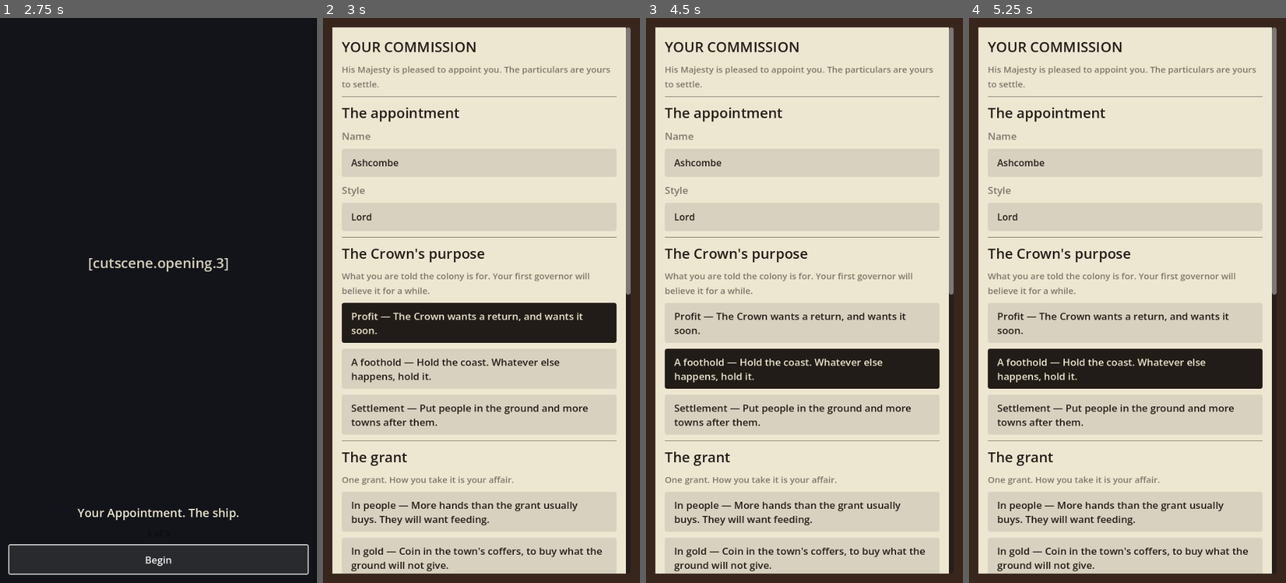
Above: before the commit, frames 1-4 (left to right).
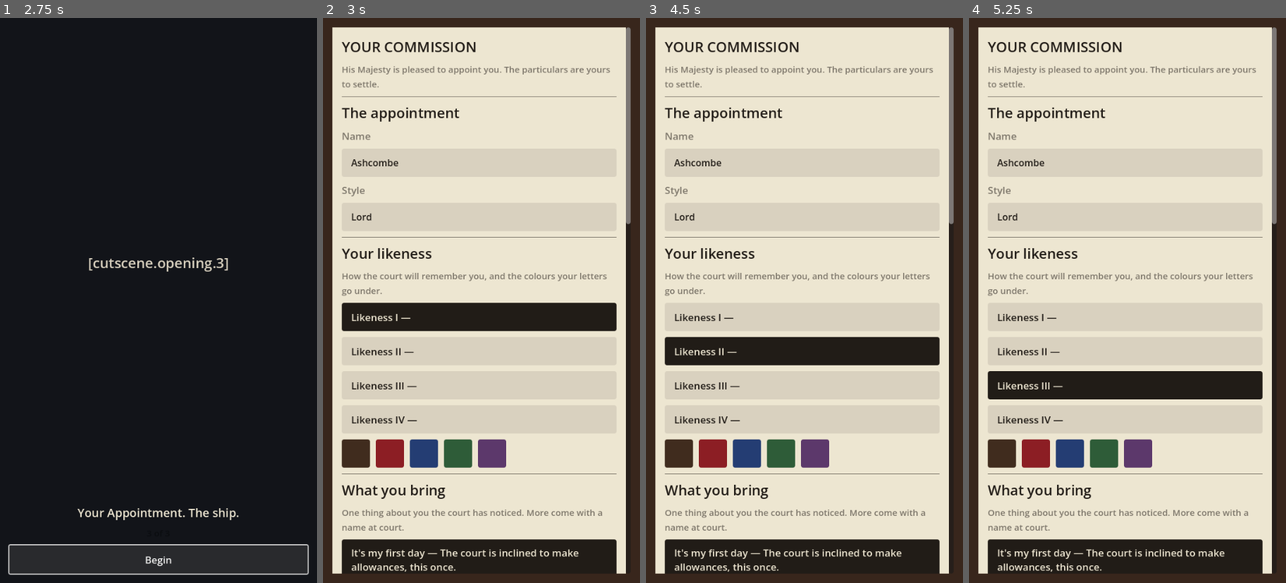
Above: after the commit, the same moments.

Repository: alan-burnett/crown-sends-its-best
Game: Godot game, scene res://presentation/main.tscn
The game is run twice, just before and just after one commit, with the same random seed, the same clock (stepped at 60 frames per second) and the same inputs.
Inputs (mouse positions are in pixels of both pictures, inside the frame that each line leads up to):
- Up to frame 1 (2.75 s): click "New game" at 0.5 s; click "Go on" at 1.25 s; click "Go on" at 2 s
- Up to frame 2 (3 s): click "Begin" at 2.75 s
- Up to frame 3 (4.5 s): click (801, 317) at 3.5 s, where only the run after the commit has a clickable "Likeness I —"; click (801, 351) at 4.25 s, where only the run after the commit has a clickable "Likeness II —"
- Up to frame 4 (5.25 s): click (1124, 385) at 5 s, where only the run after the commit has a clickable "Likeness III —"

Frame 1 is identical in both runs. In frame 2, 15% of the frame differs, in the area x 5-98%, y 36-99%; in frame 3, 18%; in frame 4, 17%.

Commit message:
The PC chooses his perk, quirks, likeness and colours on the commission (#465)
SPEC 5, 6.1. The setup screen had no perk or quirk selector, and portrait and
colour were defaults nothing set.

- RunModifiers.unlocked: what is offered and either unlocked at the start
  (its_my_first_day carries unlocked_at_start) or unlocked by a past run.
  With nothing unlocked, a run is offered the first-day perk and no quirks.
- Records.unlocks reads the unlocks the hall holds and keeps them when it
  saves. Nothing writes them yet: what unlocks each is the PO's to write.
- The commission gains "Your likeness" (four placeholder portrait assets,
  portrait.pc_1-4), a colour swatch row, "What you bring" (one perk) and "The
  world you are given" (any number of quirks, or a note while none are
  unlocked).

Unlock conditions and the grant as a split wait on the PO.

Co-Authored-By: Claude Opus 5.5 <noreply@anthropic.com>

Diff:
--- a/data/assets/portraits.json
+++ b/data/assets/portraits.json
@@ -1,5 +1,9 @@
 [
   { "id": "portrait.marshal", "path": "res://icon.svg" },
   { "id": "portrait.chancellor", "path": "res://icon.svg" },
-  { "id": "portrait.steward", "path": "res://icon.svg" }
+  { "id": "portrait.steward", "path": "res://icon.svg" },
+  { "id": "portrait.pc_1", "path": "res://icon.svg" },
+  { "id": "portrait.pc_2", "path": "res://icon.svg" },
+  { "id": "portrait.pc_3", "path": "res://icon.svg" },
+  { "id": "portrait.pc_4", "path": "res://icon.svg" }
 ]
--- a/data/run/perks.json
+++ b/data/run/perks.json
@@ -5,6 +5,7 @@
     "entries": [
       {
         "id": "its_my_first_day",
+        "unlocked_at_start": true,
         "name": "It's my first day",
         "blurb": "The court is inclined to make allowances, this once.",
         "modifiers": [
--- a/game/records.gd
+++ b/game/records.gd
@@ -49,7 +49,15 @@
 const FIELD_EPITAPH: String = "epitaph"
 const FIELD_ID: String = "id"
 
+## 🔒 **What past runs have unlocked** (#465, SPEC §14.3): perk and quirk ids.
+## Read here so the setup screen offers only what is unlocked; **what unlocks
+## each is the PO's to write** (`prestige.md` §10), and until it is nothing
+## writes this and a new player is offered the first-day perk alone.
+const UNLOCKS_SECTION: String = "unlocks"
+const UNLOCKS_KEY: String = "ids"
+
 static var _entries: Array = []
+static var _unlocks: PackedStringArray = PackedStringArray()
 static var _loaded: bool = false
 
 
@@ -60,6 +68,9 @@
 	var file := ConfigFile.new()
 	if file.load(path) != OK:
 		return
+	var unlocked: Variant = file.get_value(UNLOCKS_SECTION, UNLOCKS_KEY, [])
+	if typeof(unlocked) == TYPE_ARRAY or typeof(unlocked) == TYPE_PACKED_STRING_ARRAY:
+		_unlocks = PackedStringArray(unlocked)
 	var stored: Variant = file.get_value(SECTION, KEY, [])
 	if typeof(stored) != TYPE_ARRAY:
 		return
@@ -70,12 +81,14 @@
 
 static func reset() -> void:
 	_entries = []
+	_unlocks = PackedStringArray()
 	_loaded = false
 
 
 static func save_records(path: String = PATH) -> bool:
 	var file := ConfigFile.new()
 	file.set_value(SECTION, KEY, _entries.duplicate(true))
+	file.set_value(UNLOCKS_SECTION, UNLOCKS_KEY, _unlocks.duplicate())
 	var wrote := file.save(path)
 	if wrote != OK:
 		push_warning("Could not write the hall of records: %s" % error_string(wrote))
@@ -88,6 +101,14 @@
 	ensure_loaded(path)
 	var out := _entries.duplicate()
 	out.reverse()
+	return out
+
+
+## The perk and quirk ids past runs have unlocked, sorted.
+static func unlocks(path: String = PATH) -> PackedStringArray:
+	ensure_loaded(path)
+	var out := _unlocks.duplicate()
+	out.sort()
 	return out
 
 
--- a/game/run_modifiers.gd
+++ b/game/run_modifiers.gd
@@ -172,6 +172,36 @@
 	return out
 
 
+## 🔒 **What a new run may choose from** (#465, SPEC §5): what is offered, and
+## either unlocked from the start or unlocked by a past run. §5: *"only unlocked
+## perk from the start… no unlocked quirks"* — so with nothing unlocked a run is
+## offered the first-day perk and no quirks at all.
+static func unlocked(
+	content: ContentDatabase, record: String, unlocks: PackedStringArray
+) -> PackedStringArray:
+	var out := PackedStringArray()
+	for entry in entries_in(content, record):
+		var id := String((entry as Dictionary).get("id", ""))
+		if not bool((entry as Dictionary).get("offered", true)):
+			continue
+		if bool((entry as Dictionary).get(UNLOCKED_AT_START, false)) or unlocks.has(id):
+			out.append(id)
+	out.sort()
+	return out
+
+
+## The field that marks an entry available before anything is unlocked.
+const UNLOCKED_AT_START: String = "unlocked_at_start"
+
+
+## One entry's name and blurb, for a screen to show.
+static func entry(content: ContentDatabase, record: String, id: String) -> Dictionary:
+	for found in entries_in(content, record):
+		if String((found as Dictionary).get("id", "")) == id:
+			return found
+	return {}
+
+
 ## The raw entries a file holds, offered or not.
 static func entries_in(content: ContentDatabase, record: String) -> Array:
 	if content == null or not content.has_record(PERKS, record):
--- a/game/run_setup.gd
+++ b/game/run_setup.gd
@@ -90,8 +90,20 @@
 const TITLE_MAX: int = 20
 const NAME_MIN: int = 1
 const NAME_MAX: int = 48
-var portrait: String = "portrait_default"
-var colour: Color = Color(0.42, 0.29, 0.20)
+## 🔒 **The PC's likeness and colours are his to choose** (#465, SPEC §6.1).
+## Asset ids, never paths (§16.3): the files behind them are placeholders, and
+## the final art replaces them with no change here.
+const PORTRAITS: Array[String] = ["portrait.pc_1", "portrait.pc_2", "portrait.pc_3", "portrait.pc_4"]
+const COLOURS: Array[Color] = [
+	Color(0.42, 0.29, 0.20),
+	Color(0.55, 0.12, 0.14),
+	Color(0.14, 0.24, 0.45),
+	Color(0.18, 0.36, 0.22),
+	Color(0.36, 0.22, 0.42),
+]
+
+var portrait: String = PORTRAITS[0]
+var colour: Color = COLOURS[0]
 
 # --- Everything that shapes the colony -------------------------------------
 
--- a/presentation/main.gd
+++ b/presentation/main.gd
@@ -165,7 +165,7 @@
 	screen.set_anchors_and_offsets_preset(Control.PRESET_FULL_RECT)
 	add_child(screen)
 	screen.begun.connect(_on_commission_signed.bind(screen))
-	screen.begin(opening)
+	screen.begin(opening, content)
 
 
 func _on_commission_signed(setup: RunSetup, screen: SetupScreen) -> void:
--- a/presentation/setup/setup_screen.gd
+++ b/presentation/setup/setup_screen.gd
@@ -86,6 +86,10 @@
 
 var setup: RunSetup = null
 
+## Where the perks and quirks are read from (#465). Null in a harness that has
+## none, which offers the first-day perk and nothing else.
+var content: ContentDatabase = null
+
 var _column: VBoxContainer = null
 var _seed_label: Label = null
 var _name_field: LineEdit = null
@@ -95,10 +99,25 @@
 var _split_buttons: Array[Button] = []
 var _request_buttons: Array[Button] = []
 var _proximity_buttons: Array[Button] = []
-
-
-func begin(p_setup: RunSetup) -> void:
+var _perks: PackedStringArray = PackedStringArray()
+var _quirks: PackedStringArray = PackedStringArray()
+var _perk_buttons: Array[Button] = []
+var _quirk_buttons: Array[Button] = []
+var _portrait_buttons: Array[Button] = []
+var _colour_buttons: Array[Button] = []
+
+
+func begin(p_setup: RunSetup, p_content: ContentDatabase = null) -> void:
 	setup = p_setup
+	content = p_content
+	# 🔒 **Only what is unlocked** (#465, SPEC §5).
+	var unlocks := Records.unlocks()
+	_perks = RunModifiers.unlocked(content, RunModifiers.PERKS_RECORD, unlocks)
+	if _perks.is_empty():
+		_perks = PackedStringArray([String(RunSetup.PERK_FIRST_DAY)])
+	_quirks = RunModifiers.unlocked(content, RunModifiers.QUIRKS_RECORD, unlocks)
+	if not _perks.has(String(setup.perk)):
+		setup.perk = StringName(_perks[0])
 	_build()
 	_refresh()
 
@@ -156,6 +175,28 @@
 	_complaint = _note("")
 	_complaint.add_theme_color_override("font_color", DeskTheme.SEAL)
 	_complaint.visible = false
+
+	_rule()
+	_heading("Your likeness")
+	_note("How the court will remember you, and the colours your letters go under.")
+	_portrait_buttons = _choices(
+		RunSetup.PORTRAITS, _likenesses(), {}, _on_portrait)
+	_colour_buttons = _swatches()
+
+	_rule()
+	_heading("What you bring")
+	_note("One thing about you the court has noticed. More come with a name at court.")
+	_perk_buttons = _choices(Array(_perks), _names_of(RunModifiers.PERKS_RECORD, _perks),
+		_blurbs_of(RunModifiers.PERKS_RECORD, _perks), _on_perk)
+
+	_rule()
+	_heading("The world you are given")
+	if _quirks.is_empty():
+		_note("Nothing out of the ordinary, yet. Colonies of note come to those who have held one.")
+	else:
+		_note("Any, all or none. Each is a fact about the place, and cuts both ways.")
+		_quirk_buttons = _choices(Array(_quirks), _names_of(RunModifiers.QUIRKS_RECORD, _quirks),
+			_blurbs_of(RunModifiers.QUIRKS_RECORD, _quirks), _on_quirk)
 
 	_rule()
 	_heading("The Crown's purpose")
@@ -272,7 +313,79 @@
 	return button
 
 
+## A perk's or quirk's name, by id, from the data.
+func _names_of(record: String, ids: PackedStringArray) -> Dictionary:
+	var out: Dictionary = {}
+	for id in ids:
+		out[StringName(id)] = String(RunModifiers.entry(content, record, id).get("name", id))
+	return out
+
+
+func _blurbs_of(record: String, ids: PackedStringArray) -> Dictionary:
+	var out: Dictionary = {}
+	for id in ids:
+		out[StringName(id)] = String(RunModifiers.entry(content, record, id).get("blurb", ""))
+	return out
+
+
+## The likenesses, named for the page. The art is the asset's; these are its
+## captions.
+func _likenesses() -> Dictionary:
+	var out: Dictionary = {}
+	for at in RunSetup.PORTRAITS.size():
+		out[StringName(RunSetup.PORTRAITS[at])] = "Likeness %s" % ["I", "II", "III", "IV", "V"][mini(at, 4)]
+	return out
+
+
+## One button per colour, filled with it.
+func _swatches() -> Array[Button]:
+	var row := HBoxContainer.new()
+	row.add_theme_constant_override("separation", DeskTheme.GAP)
+	_column.add_child(row)
+	var made: Array[Button] = []
+	for at in RunSetup.COLOURS.size():
+		var swatch := Button.new()
+		swatch.toggle_mode = true
+		swatch.custom_minimum_size = Vector2(DeskTheme.TAP_HEIGHT, DeskTheme.TAP_HEIGHT)
+		swatch.tooltip_text = "Colour %d" % (at + 1)
+		swatch.add_theme_stylebox_override("normal", DeskTheme.panel(RunSetup.COLOURS[at]))
+		swatch.add_theme_stylebox_override("hover", DeskTheme.panel(RunSetup.COLOURS[at]))
+		swatch.add_theme_stylebox_override("pressed", DeskTheme.panel(RunSetup.COLOURS[at].darkened(0.4)))
+		swatch.pressed.connect(_on_colour.bind(at))
+		row.add_child(swatch)
+		made.append(swatch)
+	return made
+
+
 # --- Choosing ---------------------------------------------------------------
+
+func _on_portrait(at: int) -> void:
+	setup.portrait = RunSetup.PORTRAITS[at]
+	_refresh()
+
+
+func _on_colour(at: int) -> void:
+	setup.colour = RunSetup.COLOURS[at]
+	_refresh()
+
+
+## 🔒 **One perk** (SPEC §5).
+func _on_perk(at: int) -> void:
+	setup.perk = StringName(_perks[at])
+	_refresh()
+
+
+## 🔒 **Any number of quirks** (SPEC §5): each toggles on its own.
+func _on_quirk(at: int) -> void:
+	var id := _quirks[at]
+	var chosen := setup.quirks.duplicate()
+	if chosen.has(id):
+		chosen.remove_at(chosen.find(id))
+	else:
+		chosen.append(id)
+	chosen.sort()
+	setup.quirks = chosen
+	_refresh()
 
 func _on_mandate(at: int) -> void:
 	setup.mandate = RunSetup.MANDATES[at]
@@ -336,6 +449,14 @@
 		_request_buttons[at].button_pressed = setup.request == SiteRequest.ALL[at]
 	for at in _proximity_buttons.size():
 		_proximity_buttons[at].button_pressed = setup.proximity == RunSetup.PROXIMITIES[at]
+	for at in _perk_buttons.size():
+		_perk_buttons[at].button_pressed = String(setup.perk) == _perks[at]
+	for at in _quirk_buttons.size():
+		_quirk_buttons[at].button_pressed = setup.quirks.has(_quirks[at])
+	for at in _portrait_buttons.size():
+		_portrait_buttons[at].button_pressed = setup.portrait == RunSetup.PORTRAITS[at]
+	for at in _colour_buttons.size():
+		_colour_buttons[at].button_pressed = setup.colour.is_equal_approx(RunSetup.COLOURS[at])
 	if _seed_label != null:
 		_seed_label.text = "Chart no. %d. Write it down if you want this world again." \
 			% setup.seed_value
--- /dev/null
+++ b/tests/test_what_a_run_may_choose.gd
@@ -0,0 +1,65 @@
+extends TestCase
+
+## What a new run may choose from (#465, SPEC §5, §6.1, §14.3).
+##
+## 🔒 *"One Perk and any number of Quirks are selected"*, from what is unlocked:
+## *"only unlocked perk from the start… no unlocked quirks."* Every perk and quirk
+## is marked offered, so a selector wired to *offered* would hand a new player
+## all fifteen at once. 🔒 The PC's likeness and colours are his to choose, and
+## are asset ids the registry can resolve (§16.3).
+
+var content: ContentDatabase = null
+
+
+func before_each() -> void:
+	reset_world()
+	M1Registrations.register_all()
+	content = ContentDatabase.new()
+	content.load_all("en")
+
+
+func after_each() -> void:
+	reset_world()
+	content.free()
+
+
+func test_a_new_player_is_offered_the_first_day_and_no_quirks() -> void:
+	var none := PackedStringArray()
+	assert_eq(RunModifiers.unlocked(content, RunModifiers.PERKS_RECORD, none),
+		PackedStringArray([String(RunSetup.PERK_FIRST_DAY)]),
+		"a new player was offered a perk he has not unlocked")
+	assert_eq(RunModifiers.unlocked(content, RunModifiers.QUIRKS_RECORD, none), PackedStringArray(),
+		"a new player was offered a quirk")
+
+
+func test_what_a_past_run_unlocked_is_offered() -> void:
+	var some := PackedStringArray(["righteous", "boom_town"])
+	var perks := RunModifiers.unlocked(content, RunModifiers.PERKS_RECORD, some)
+	assert_true(perks.has("righteous") and perks.has(String(RunSetup.PERK_FIRST_DAY)))
+	assert_eq(perks.size(), 2, "an unlock let in a perk it did not name")
+	assert_eq(RunModifiers.unlocked(content, RunModifiers.QUIRKS_RECORD, some),
+		PackedStringArray(["boom_town"]))
+
+
+func test_nothing_is_unlocked_until_a_run_unlocks_it() -> void:
+	Records.reset()
+	assert_eq(Records.unlocks("user://test_what_a_run_may_choose_absent.cfg"), PackedStringArray())
+
+
+func test_every_likeness_on_offer_is_an_asset() -> void:
+	var text := FileAccess.get_file_as_string("res://data/assets/portraits.json")
+	var ids: Array = []
+	for entry in JSON.parse_string(text):
+		ids.append(String(entry.get("id", "")))
+	for portrait in RunSetup.PORTRAITS:
+		assert_true(ids.has(portrait), "the setup offers a likeness '%s' with no art behind it" % portrait)
+	assert_true(RunSetup.PORTRAITS.has(RunSetup.new().portrait), "the default likeness is not one on offer")
+
+
+func test_the_likeness_and_colours_are_kept_with_the_run() -> void:
+	var setup := RunSetup.new()
+	setup.portrait = RunSetup.PORTRAITS[2]
+	setup.colour = RunSetup.COLOURS[3]
+	var restored := RunSetup.from_dict(setup.to_dict())
+	assert_eq(restored.portrait, RunSetup.PORTRAITS[2])
+	assert_true(restored.colour.is_equal_approx(RunSetup.COLOURS[3]))
